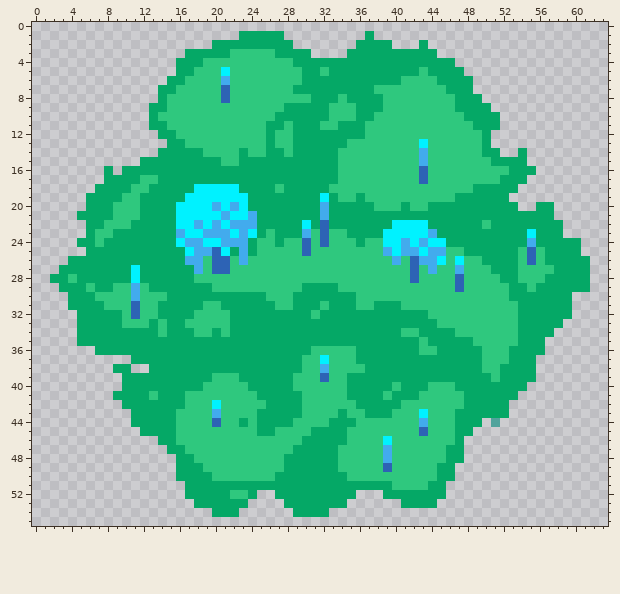
A pixel-art sprite gets an edit: Images.Tilesets/TileSets/HexaRealm/Tiles/Marsh.png. This is how it looked before the edit.
The file is 64x56 pixels.
Now the later version:
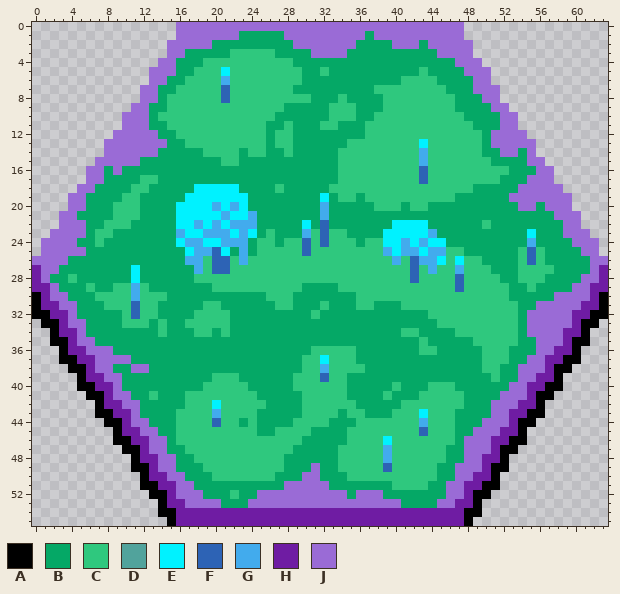
Palette (. is transparent): A #000000  B #05a866  C #2fc87e  D #51a39c  E #00f2ff  F #2d63b5  G #42abed  H #6f1ca3  J #9a6bd6
The edit:
Changed rows in their new state; - is an unchanged pixel.
first column x 0:
 0 ----------------JJJJJJJJJJJJJJJJJJJJJJJJJJJJJJJJ----------------
 1 ----------------JJJJJJJ-----JJJJJJJJJ-JJJJJJJJJJ----------------
 2 ---------------JJJJJ---------JJJJJJJ----JJJ-JJJJJ---------------
 3 ---------------JJ--------------JJJJ----------JJJJ---------------
 4 --------------JJ-------------------------------JJJ--------------
 5 -------------JJJ--------------------------------JJJ-------------
 6 -------------JJ----------------------------------JJ-------------
 7 ------------JJ-----------------------------------JJJ------------
 8 ------------JJ------------------------------------JJ------------
 9 -----------JJ--------------------------------------JJ-----------
10 ----------JJJ---------------------------------------JJ----------
11 ----------JJJ---------------------------------------JJ----------
12 ---------JJJJJ-------------------------------------JJJJ---------
13 --------JJJJJJJ------------------------------------JJJJJ--------
14 --------JJJJJJ--------------------------------------JJ-J--------
15 -------JJJJJ-------------------------------------------JJ-------
16 ------JJ-J----------------------------------------------JJ------
17 ------JJ-----------------------------------------------JJJ------
18 -----JJ-----------------------------------------------JJJJJ-----
19 ----JJ-----------------------------------------------JJJJJJJ----
20 ----JJ------------------------------------------------JJ-JJJ----
21 ---JJ-----------------------------------------------------JJJ---
22 ---JJJ-----------------------------------------------------JJ---
23 --JJJJ-----------------------------------------------------JJJ--
24 -JJJJ-------------------------------------------------------JJJ-
25 -JJJJJ-------------------------------------------------------JJ-
26 JJJJ----------------------------------------------------------JJ
27 HJJ-----------------------------------------------------------JH
28 HJ-----------------------------------------------------------JJH
29 HHJ---------------------------------------------------------JJHH
30 AHJJ------------------------------------------------------JJJJHA
31 AHHJJ---------------------------------------------------JJJJJHHA
32 AAHHJ--------------------------------------------------JJJJJHHAA
33 -AAHJJ-------------------------------------------------JJJJJHAA-
34 --AHHJ-------------------------------------------------JJJJHHA--
35 --AAHJJ-------------------------------------------------JJJHAA--
36 ---AHHJJJ-----------------------------------------------JJHHA---
37 ---AAHHJJJJ--------------------------------------------JJHHAA---
38 ----AAHJJ--JJ-----------------------------------------JJJHAA----
39 -----AHHJJ--------------------------------------------JJHHA-----
40 -----AAHHJ-------------------------------------------JJHHAA-----
41 ------AAHJJ-----------------------------------------JJJHAA------
42 -------AHHJJ---------------------------------------JJJHHA-------
43 -------AAHHJ---------------------------------------JJHHAA-------
44 --------AAHJJ-------------------------------------JJJHAA--------
45 ---------AHHJJ-----------------------------------JJJHHA---------
46 ---------AAHHJJ---------------------------------JJJHHAA---------
47 ----------AAHJJ---------------------------------JJJHAA----------
48 -----------AHHJJ--------------------------------JJHHA-----------
49 -----------AAHJJ---------------J---------------JJJHAA-----------
50 ------------AHHJJ-------------JJ---------------JJHHA------------
51 ------------AAHHJJ----------JJJJJ-------------JJHHAA------------
52 -------------AAHJJJ----B-JJJJJJJJJJ-JJJ-------JJHAA-------------
53 --------------AHHJJJJ---JJJJJJJJJJJJJJJJJ----JJHHA--------------
54 --------------AAHHHHHHHHHHHHHHHHHHHHHHHHHHHHHHHHAA--------------
55 ---------------AHHHHHHHHHHHHHHHHHHHHHHHHHHHHHHHHA---------------
Where, in picture pixels (left, top, right, bottom), the same in both pictures:
changed: (32, 22, 608, 526)
